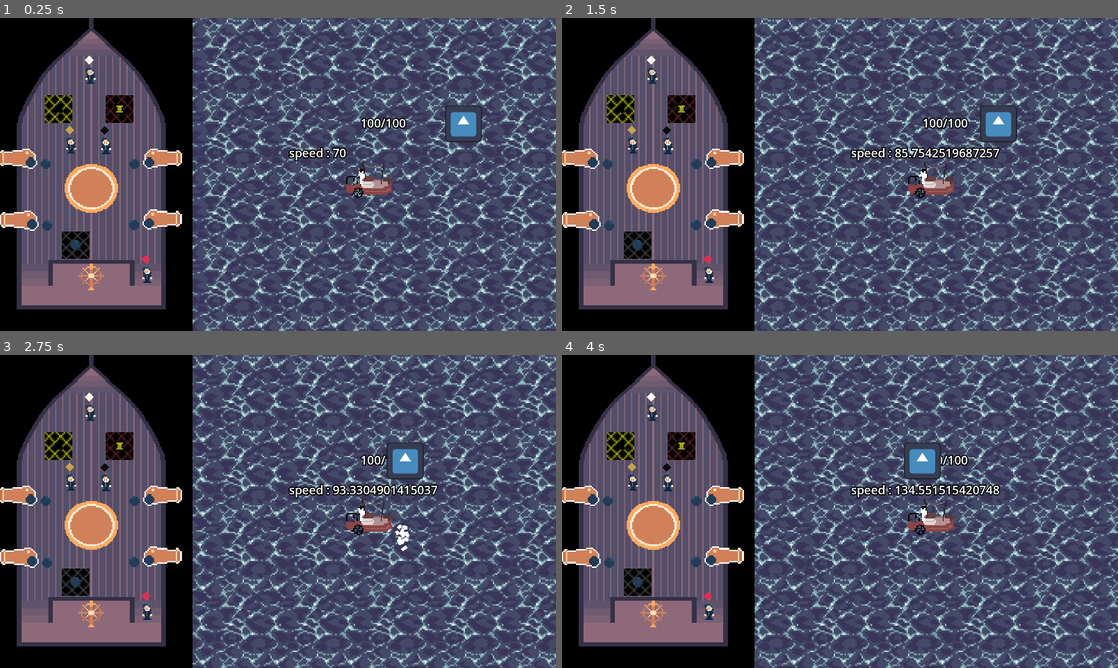
Above: before the commit, frames 1-4 (two rows, left to right).
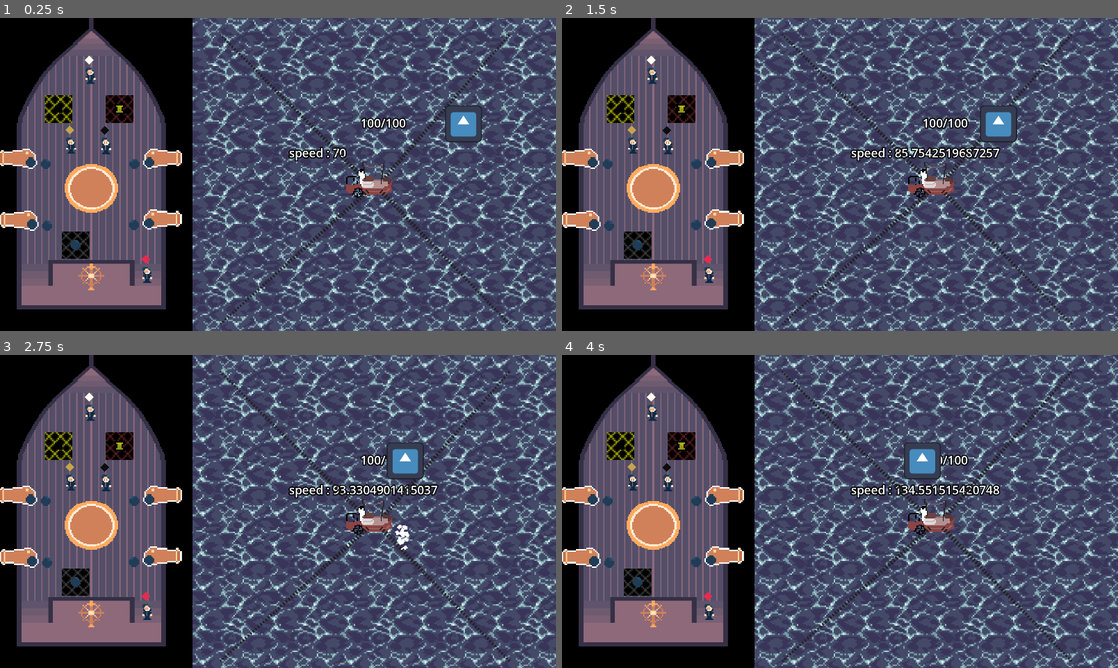
Above: after the commit, the same moments.

Repository: Maxenceoresteleandre/Jam-PSU-2024
Game: Godot game, scene res://scenes/world.tscn
The game is run twice, just before and just after one commit, with the same random seed, the same clock (stepped at 60 frames per second) and the same inputs. The engine's default icon, where the game draws it, is replaced by a stand-in: a white triangle on a blue panel in a dark square.
Inputs:
- Up to frame 1 (0.25 s): no input
- Up to frame 2 (1.5 s): hold Up (ui_up) 0.53-1.28 s; hold Down (ui_down) from 1.28 s (still down)
- Up to frame 3 (2.75 s): release Down (ui_down) at 2.03 s; hold Up (ui_up) from 2.03 s (still down)
- Up to frame 4 (4 s): release Up (ui_up) at 3.53 s; hold Down (ui_down) from 3.53 s (still down)

The runs differ from the first frame. In frame 1, 0.8% of the frame differs, in the area x 39-92%, y 5-99%; in frame 2, 0.7%; in frame 3, 0.7%; in frame 4, 0.7%.

Commit message:
nhytgrfedfrgbt

Diff:
--- a/jampsu2024/scenes/environment/interactible_objects/ship_wheel.tscn
+++ b/jampsu2024/scenes/environment/interactible_objects/ship_wheel.tscn
@@ -21,11 +21,7 @@
 [node name="ShipWheel" instance=ExtResource("1_umbpd")]
 script = ExtResource("2_30n02")
 turn_speed = 1.0
-consume_resource_type = -1
 freeze_movement = true
-movement_speed_multiplier = 1.0
-gives_carried_object = false
-one_time_collectible = false
 
 [node name="CollisionShape2D" parent="." index="0"]
 visible = true
--- a/jampsu2024/script/cannonball_sea.gd
+++ b/jampsu2024/script/cannonball_sea.gd
@@ -14,5 +14,5 @@
 
 
 func _on_area_2d_body_entered(body: Node2D) -> void:
-	if not (body is SmallBoat):
+	if not (body is SmallBoat) and body.has_method("hit"):
 		body.hit()
--- a/jampsu2024/script/small_boat.gd
+++ b/jampsu2024/script/small_boat.gd
@@ -99,6 +99,7 @@
 	t.tween_property(self, "speed", value, 2.0)
 
 func set_line_direction(index: int, direction: Vector2):
+	lines[index].visible = true
 	var start_position = position
 	start_position += cannons_offsets[index]
 	var end_position = direction * line_length
